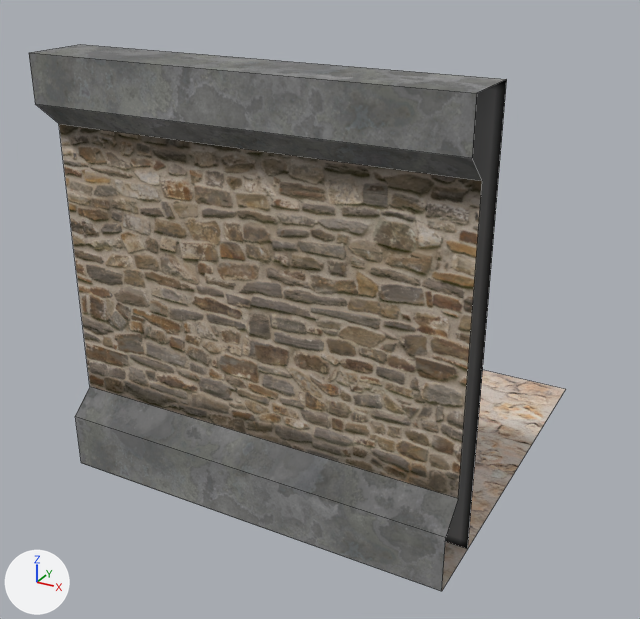
The Blender file assets/raw/dungeon2.blend, before and after one commit.
Both versions are drawn from a camera (50 mm lens) standing at (47.5, -77.2, 41.3) and looking at (15.3, -18.6, 12.0). Lighting does not change. The marker at lower left points along +X, +Y and +Z. Mesh edges are drawn as thin lines.

The first picture shows '_floor0', '_wall0'.
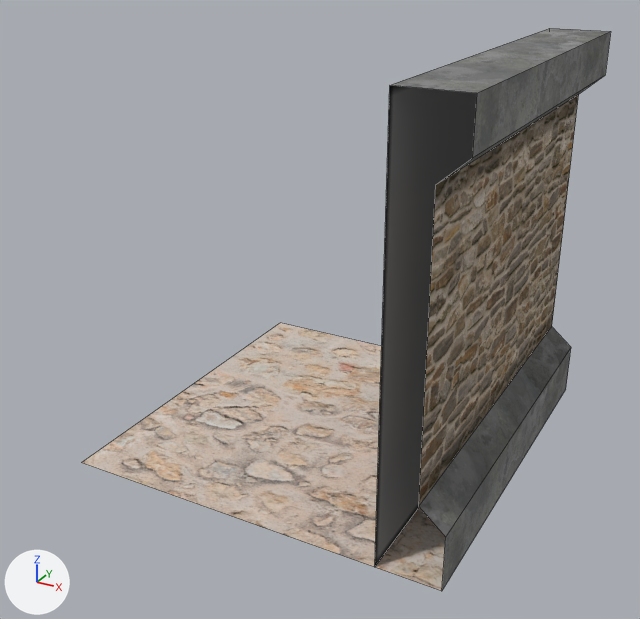
Pixel boxes (x1, y1, x2, y2) of what changed, in the pictures (640 x 619 px):
'_wall0', moved, turned
    before: (29, 45, 507, 591)
    after: (375, 28, 611, 590)
'_floor0', unchanged, uncovered by the edit
    before: (442, 370, 566, 590)
    after: (81, 323, 446, 591)

Patch to the scene script:
```diff
--- a/assets/raw/dungeon2.blend.py
+++ b/assets/raw/dungeon2.blend.py
@@ ob_wall0 @@
 ob_wall0 = bpy.data.objects.new('_wall0', me_cube)
-ob_wall0.location = (0.0, 0.0, 0.0)
+ob_wall0.location = (0.0, -32.0, 0.0)
+ob_wall0.rotation_euler = (0.0, 0.0, 1.571)  # degrees (0, 0, 90)
```
